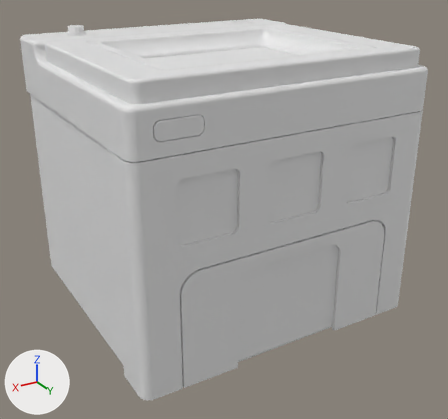
Before and after pictures for a commit that changed the Blender file cad/Robot.blend.
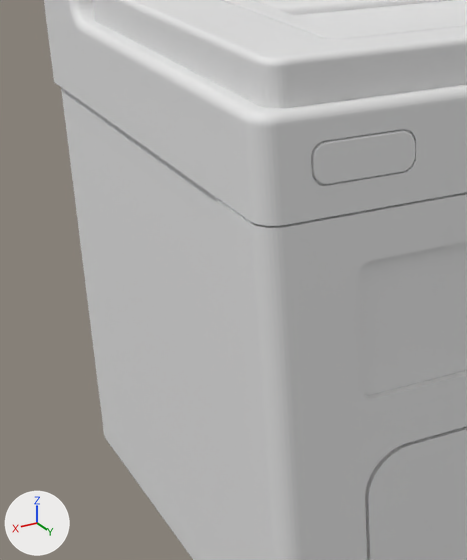
The first picture shows the older version from a camera (50 mm lens) standing at (0.1082, 0.1782, 0.0306) and looking at (-0.0013, -0.0042, -0.0607). The close-ups show the older and then the newer version on the part from 0% to 51% of the width and 12% to 78% of the height of that picture. Only the edits that show in the close-ups are written down. Every picture has the same lights, and +X, +Y and +Z are marked at lower left.

Names of what the first close-up shows: 'Backside', 'Backside.Panel.BigPanel', 'Backside.Panel.Top', 'CRT.applied', 'CYD-PCB', 'Frontplate'.
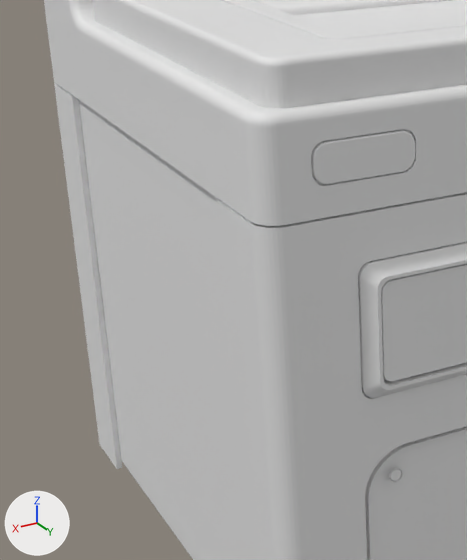
Where the change shows, as pixel boxes (x1, y1, x2, y2) in the close-ups (467 x 560 px):
'Backside.Panel.Top.RightPanel', added: after (358, 242, 467, 398)
'Backside.Panel.Bottom', added: after (54, 82, 122, 469)

Patch to the scene script:
```diff
--- a/cad/Robot.blend.py
+++ b/cad/Robot.blend.py
@@ me_plane_011 @@
+me_plane_011.from_pydata(...)  # 84 vertices, 84 faces; spans x -0.053..0.053, y 0.025..0.04, z -0.091..-0.0163
+me_plane_011.materials.append(mat_material_004)  # white #e7e7e7
@@ me_plane_007 @@
+me_plane_007.from_pydata(...)  # 588 vertices, 506 faces; spans x 0.0202..0.0398, y 0.0388..0.042, z -0.0428..-0.0232
+me_plane_007.materials.append(mat_material_004)  # white #e7e7e7
@@ ob_backside_panel_bottom @@
+ob_backside_panel_bottom = bpy.data.objects.new('Backside.Panel.Bottom', me_plane_011)
+ob_backside_panel_bottom.location = (0.0, -0.0191, -0.004)
+ob_backside_panel_bottom.rotation_euler = (0.0, 0.0, -3.142)  # degrees (0, 0, -180)
@@ ob_backside_panel_top_rightpanel @@
+ob_backside_panel_top_rightpanel = bpy.data.objects.new('Backside.Panel.Top.RightPanel', me_plane_007)
+ob_backside_panel_top_rightpanel.location = (0.0, 0.0, -0.004)
```
